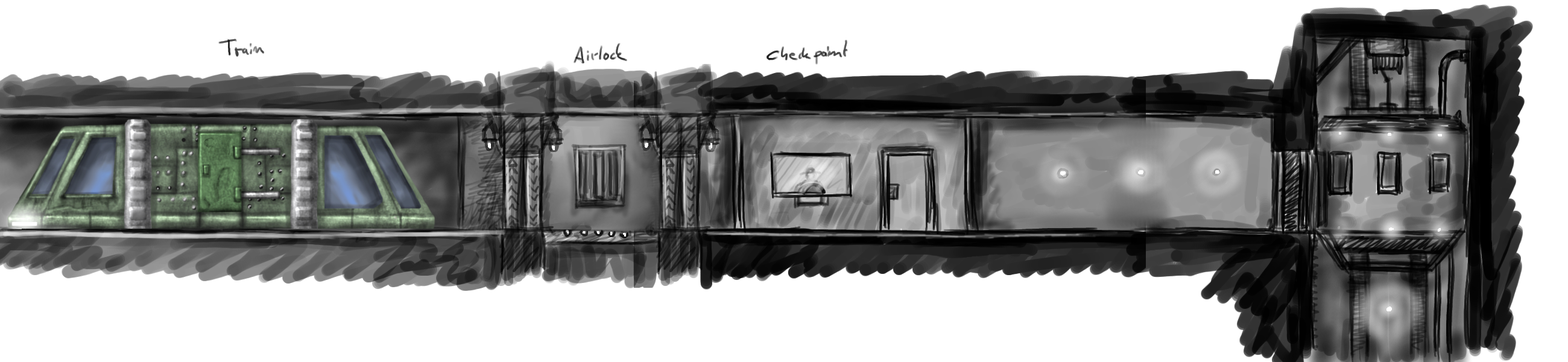
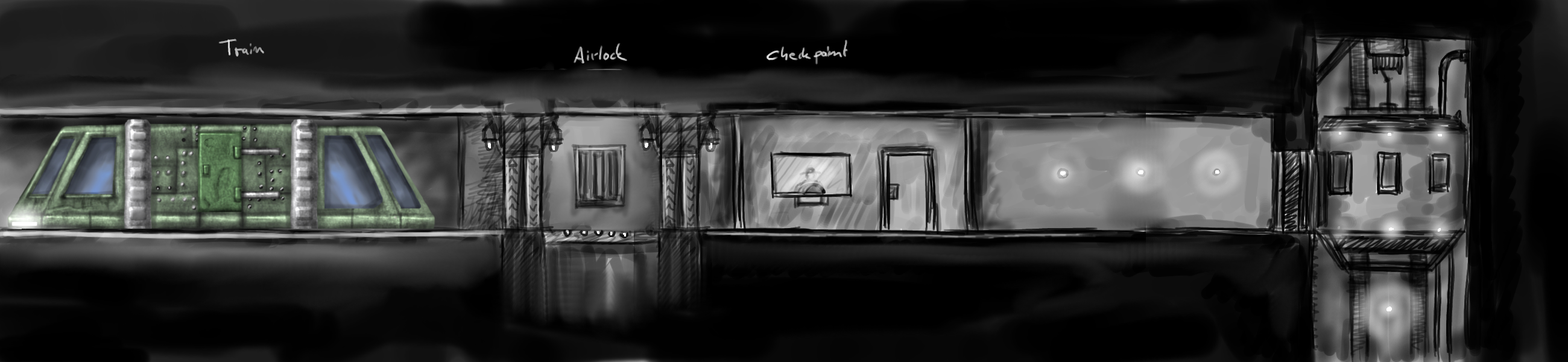
The second w=1568, h=362 image is a revision of the first. Changes to its layers:
added layer "Pasted Layer" above "New Layer copy#1" over bbox(218, 38, 848, 70)
painted on "Background" over bbox(0, 0, 1568, 362)
